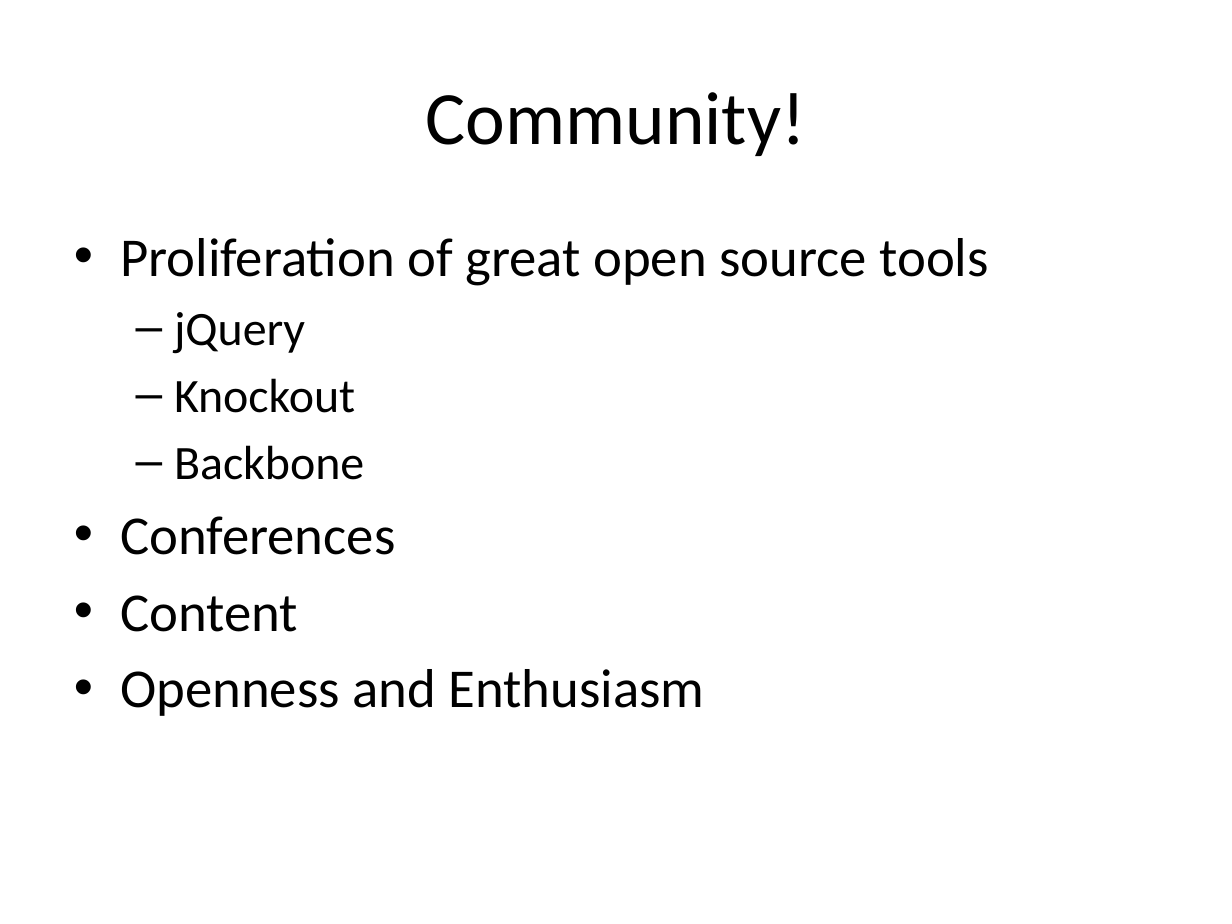
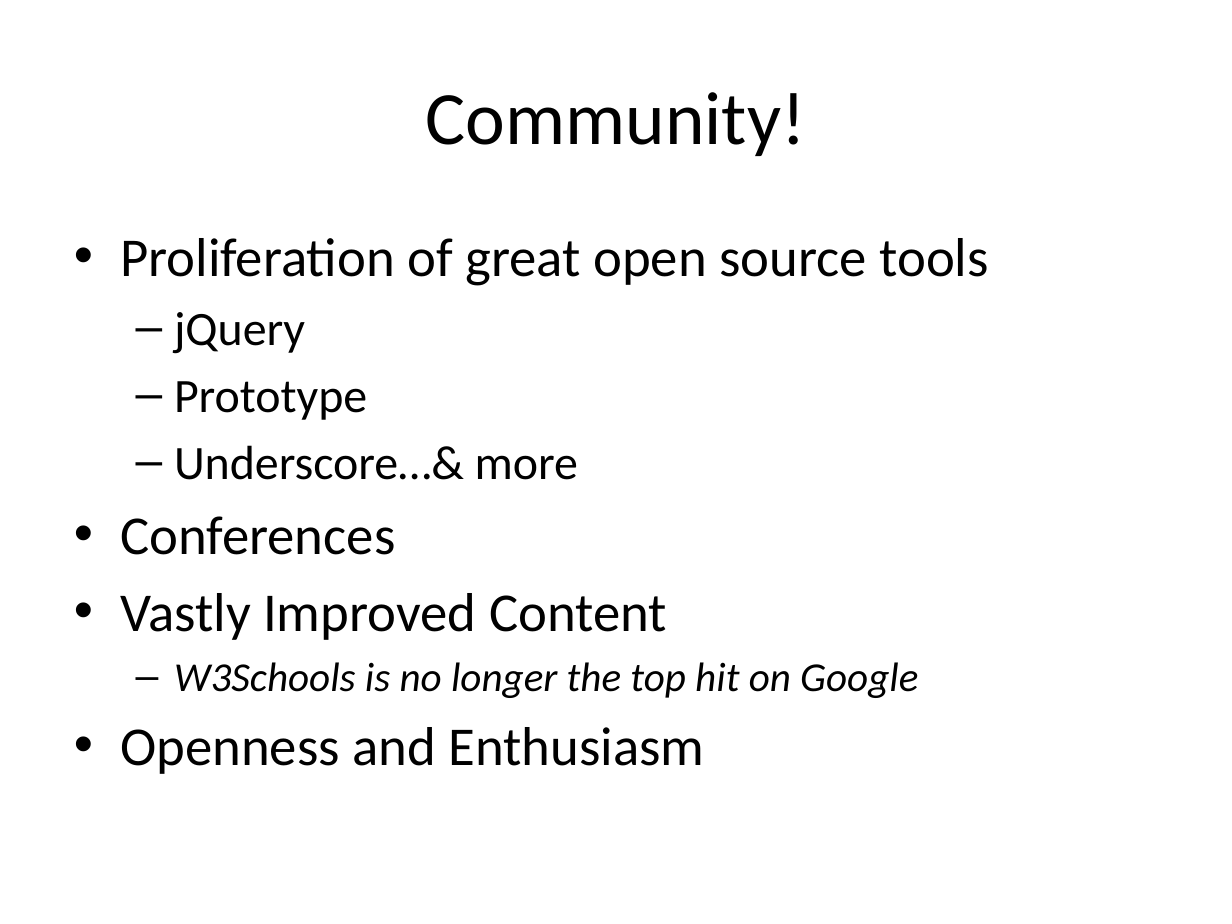
Before and after one commit to vaporworks/Devlink2011-REST-WebClient, a slide deck: slide 6 of PowerPoint/joint_talk_notes.pptx (slide 5 before the commit). Drawn at 1232x924 pixels with LibreOffice and Linux fonts; fonts in the diff are those of the drawing. Boxes give left, top, right and bottom in pixels: in the first picture for what was removed or moved away, otherwise in the second. Text is boxed around its words. In the diff, an @@ line names an element or a change of style, - is before the commit and + after.

```diff
--- a/PowerPoint/joint_talk_notes.pptx
+++ b/PowerPoint/joint_talk_notes.pptx
@@ text at [174,381,578,480]: text changed @@
-  – Knockout
-  – Backbone
+  – Prototype
+  – Underscore…& more
@@ text at [120,593,918,698]: text changed; size 32 to 24 pt; italic on @@
-• Content
+• Vastly Improved Content
+  – W3Schools is no longer the top hit on Google
```
Also in this commit, not shown: 2 other slides changed, 6 slides added, 1 slide removed, 2 other files.
